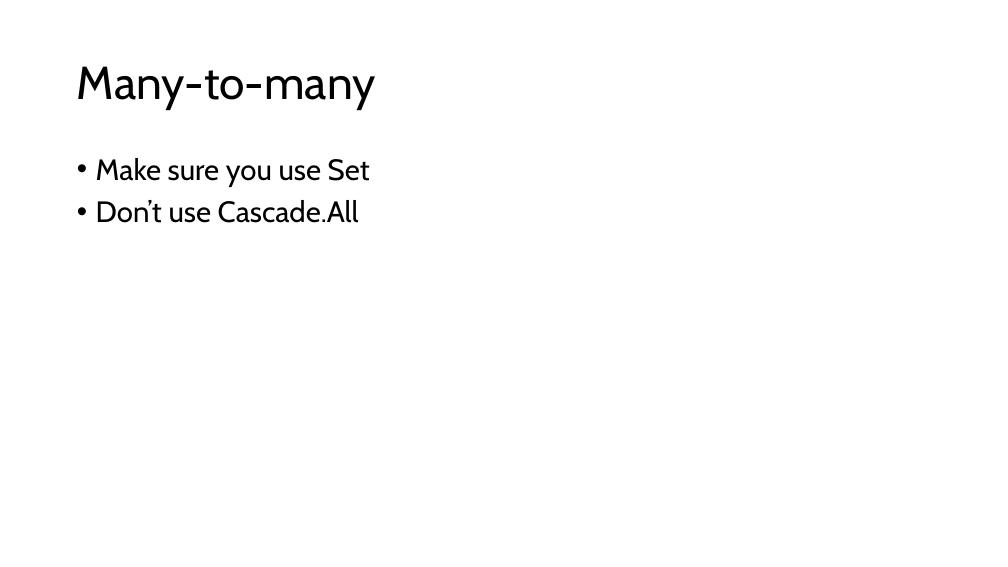
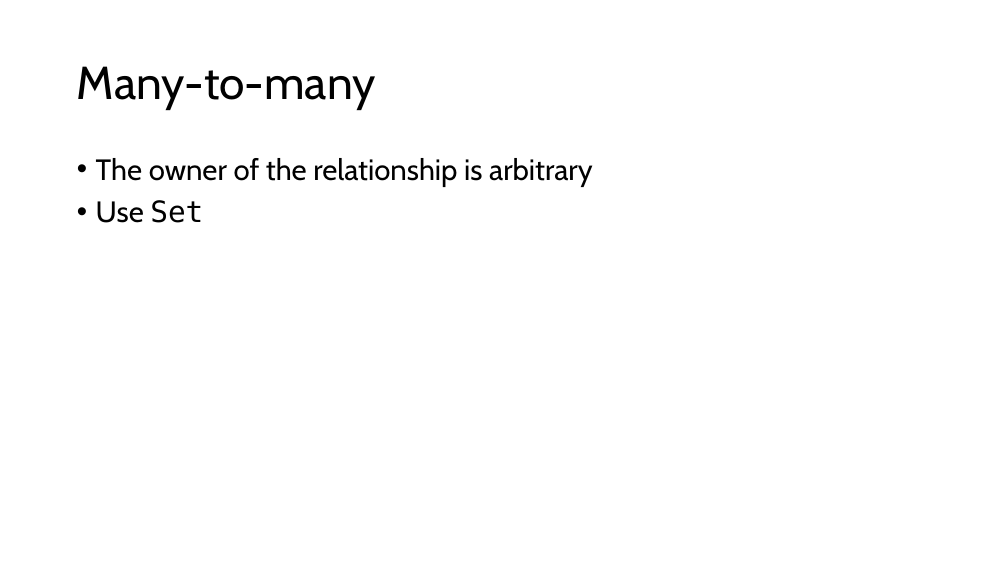
Before and after one commit to jordanschroedervertafore/spring-data-jpa, a slide deck: slide 20 of spring data jpa.pptx (slide 16 before the commit). Drawn at 1008x567 pixels with LibreOffice and Linux fonts; fonts in the diff are those of the drawing. Boxes give left, top, right and bottom in pixels: in the first picture for what was removed or moved away, otherwise in the second. Text is boxed around its words. In the diff, an @@ line names an element or a change of style, - is before the commit and + after.

```diff
--- a/spring data jpa.pptx
+++ b/spring data jpa.pptx
@@ text at (96, 158, 593, 223): text changed @@
-• Make sure you use Set
-• Don’t use Cascade.All
+• The owner of the relationship is arbitrary
+• Use Set
```
Also in this commit, not shown: 12 other slides changed, 8 slides added, 7 slides removed, 23 other files.
